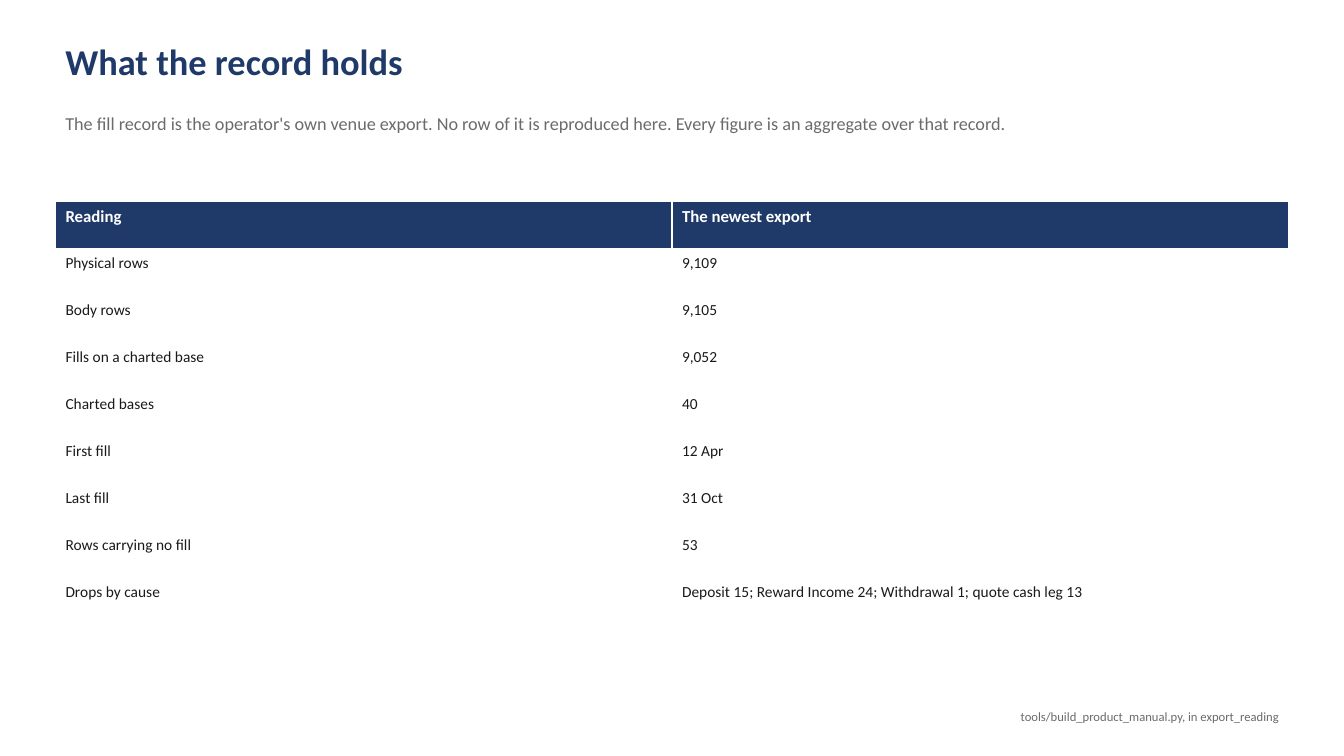
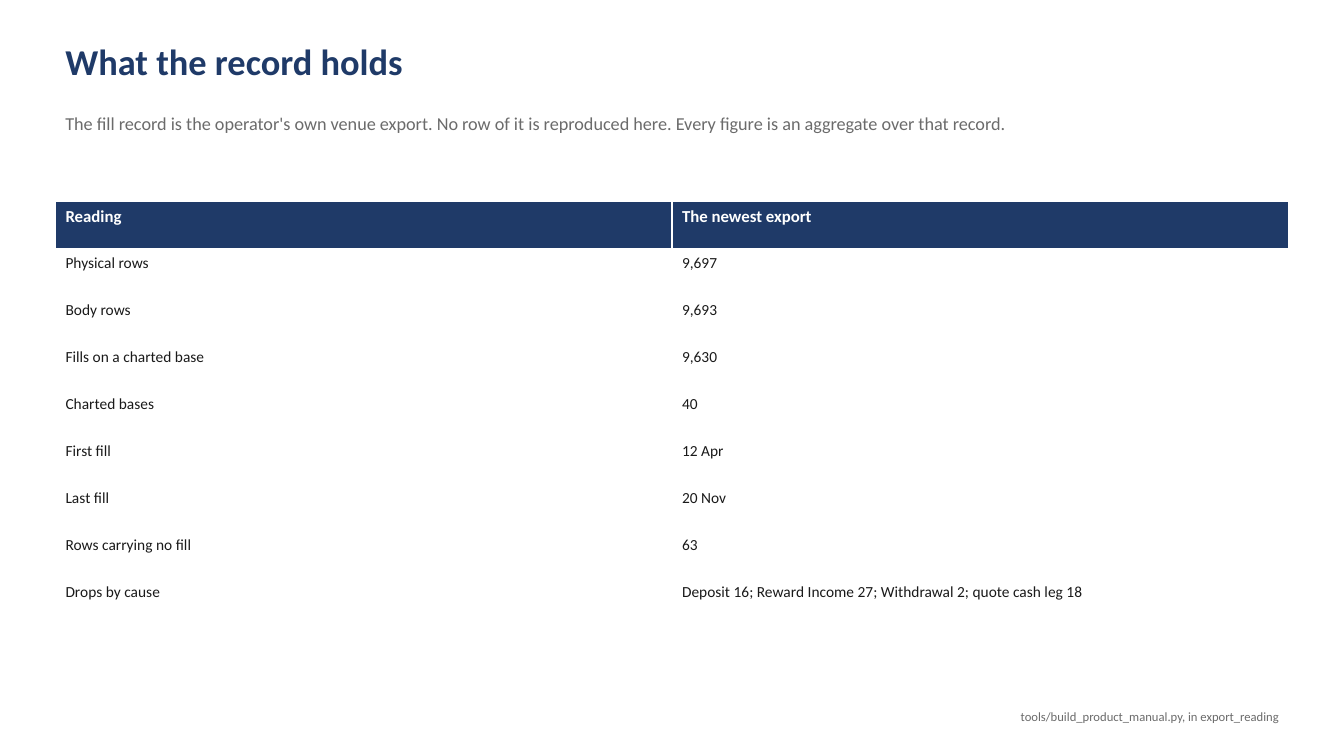
Before and after one commit to Acervator-LLC/ACERVATOR, a slide deck: slide 2 of docs/prototyping-evidence/Prototyping-Trading-Evidence.pptx. Drawn at 1344x756 pixels with LibreOffice and Linux fonts; fonts in the diff are those of the drawing. Boxes give left, top, right and bottom in pixels: in the first picture for what was removed or moved away, otherwise in the second. Text is boxed around its words. In the diff, an @@ line names an element or a change of style, - is before the commit and + after.

```diff
--- a/docs/prototyping-evidence/Prototyping-Trading-Evidence.pptx
+++ b/docs/prototyping-evidence/Prototyping-Trading-Evidence.pptx
@@ table at (x1=55, y1=202, x2=1290, y2=625) @@
-row 2, column 2: 9,109
+row 2, column 2: 9,697
-row 3, column 2: 9,105
+row 3, column 2: 9,693
-row 4, column 2: 9,052
+row 4, column 2: 9,630
-row 7, column 2: 31 Oct
+row 7, column 2: 20 Nov
-row 8, column 2: 53
+row 8, column 2: 63
-row 9, column 2: Deposit 15; Reward Income 24; Withdrawal 1; quote cash leg 13
+row 9, column 2: Deposit 16; Reward Income 27; Withdrawal 2; quote cash leg 18
```
Also in this commit, not shown: 46 other slides changed, 7 other files.
